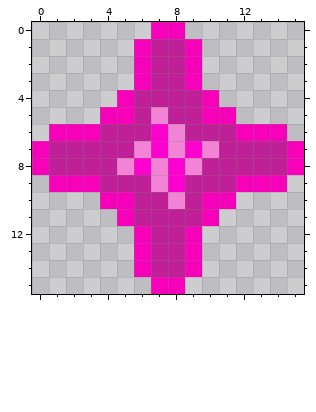
Pixel-art sprite: src/main/resources/gremlins/mana.png. That is the earlier state.
The file is 16x16 pixels.
New version:
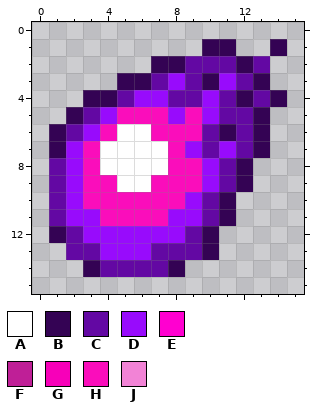
Palette (. is transparent): A #ffffff  B #340354  C #6308a3  D #980bfc  E #ff00d0  F #bf1f97  G #f700b9  H #fa0dbb  J #f283d6
The edit:
@@ x 0..15 @@
- 0 .......GG.......
- 1 ......GFFG......
- 2 ......GFFG......
- 3 ......GFFG......
- 4 .....GFFFFG.....
- 5 ....GGFJFFGG....
- 6 .GGGFFFEJFFFGGG.
- 7 GFFFFFJEJEJFFFFG
- 8 GFFFFJEJEJFFFFFG
- 9 .GGGFFFJEFFFGGG.
-10 ....GGFFJFGG....
-11 .....GFFFFG.....
-12 ......GFFG......
-13 ......GFFG......
-14 ......GFFG......
-15 .......GG.......
+ 0 ................
+ 1 ..........BB..B.
+ 2 .......BBCCCBC..
+ 3 .....BBCDCBDCB..
+ 4 ...BBCDDCCDCBCB.
+ 5 ..BCDHHHDHDCCB..
+ 6 .BCDHAAHHHCBCB..
+ 7 .BDHAAAAHDCDCB..
+ 8 .CDHAAAAHHDCB...
+ 9 .CDHHAAHHHDCB...
+10 .CDHHHHHHDCB....
+11 .CDDHHHHDDCB....
+12 .BCDDDDDDCB.....
+13 ..CCDDDCCCB.....
+14 ...BCCCCB.......
+15 ................
Boxes around the changes in both pictures, in picture pixels (x1, y1, x2, y2):
changed: (32, 22, 304, 294)
